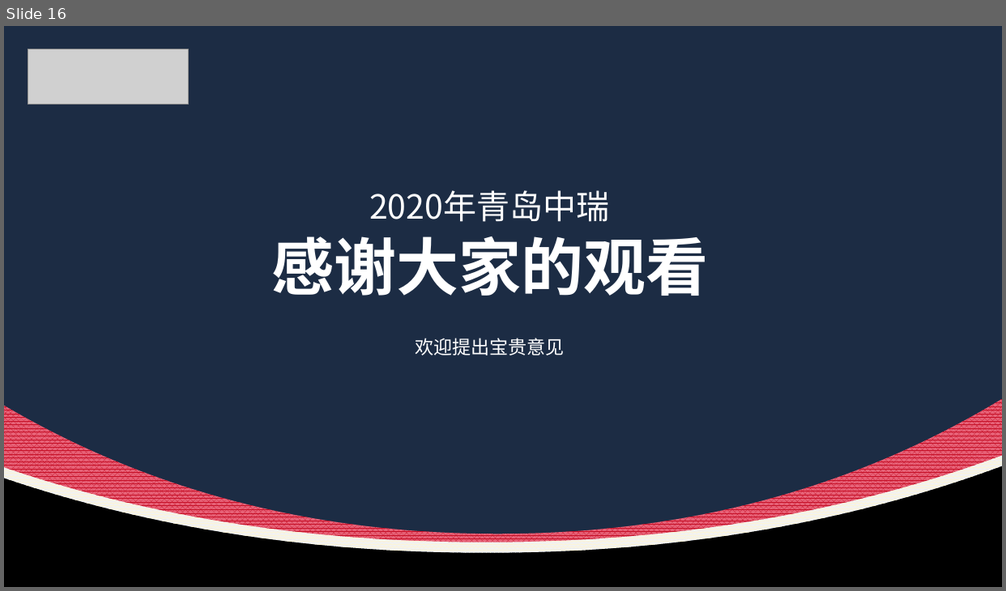
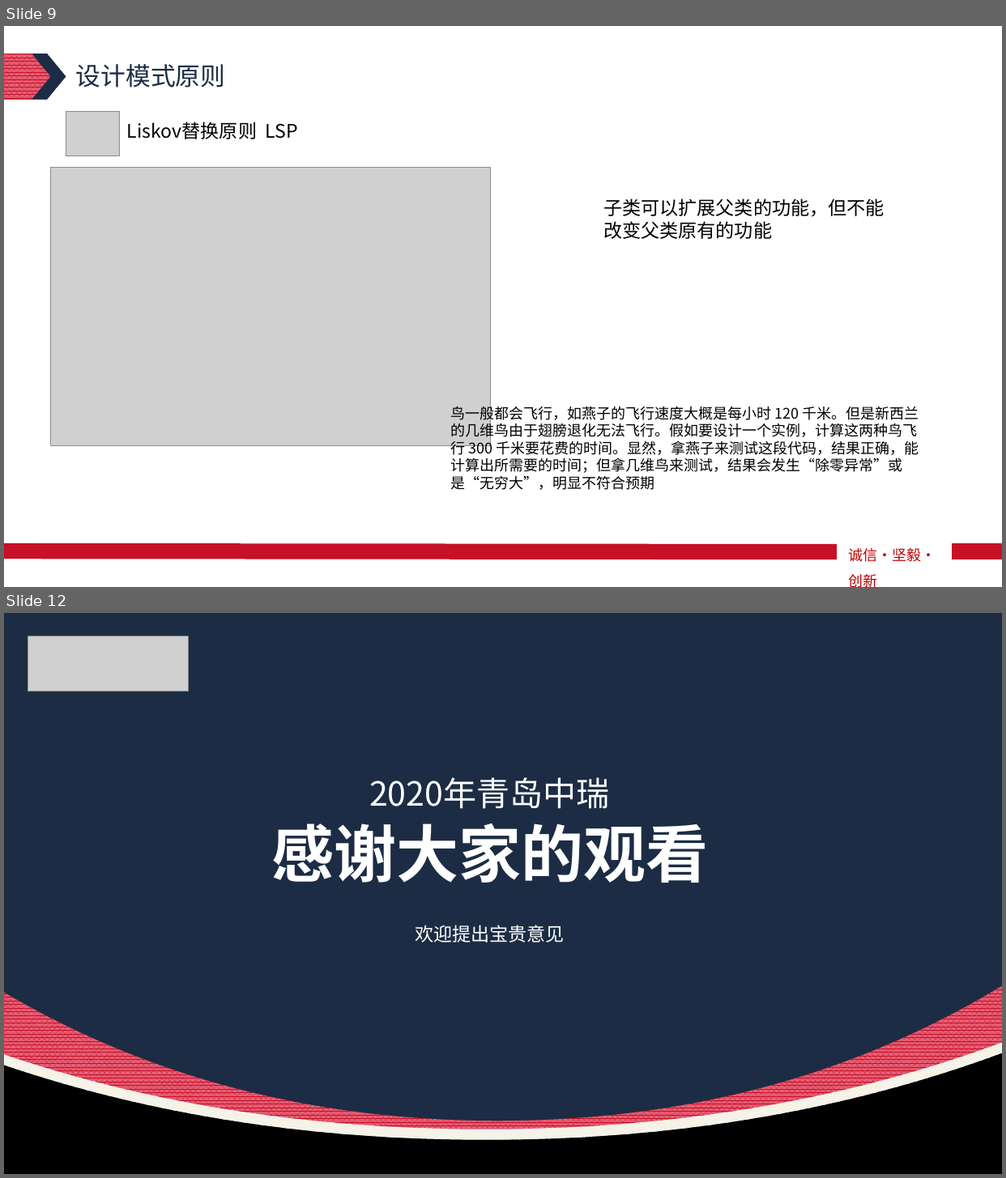
Before and after one commit to Algebrafly/algebra_demo, a slide deck: demo-api/src/main/resources/设计模式原则知识分享.pptx. Shown one above the other, each under a label of ours: slide 16 before the commit, slides 9 and 12 after it; the slides between them are not shown. The pictures are 1006x591 and 1006x1178 pixels, drawn with LibreOffice and Linux fonts; fonts in the diff are those of the drawing; grey boxes stand for pictures. Boxes give left, top, right and bottom in pixels: in the first picture for what was removed or moved away, otherwise in the second. Text is boxed around its words. In the diff, an @@ line names an element or a change of style, - is before the commit and + after.

```diff
--- a/demo-api/src/main/resources/设计模式原则知识分享.pptx
+++ b/demo-api/src/main/resources/设计模式原则知识分享.pptx
@@ slide 9 added at (4,26,1002,587), background #FFFFFF; not listed: 2 template elements that a slide beside it also shows @@
@@ freeform shape added at (4,54,66,100), fill #1C2C44 @@
@@ freeform shape added at (4,54,51,99), fill pattern #C61027 on #E76278 @@
@@ text added at (76,64,226,88), 24 pt, text #1C2C44 @@
+设计模式原则
@@ picture added at (66,111,120,156) @@
@@ text added at (127,122,297,139), 18 pt, text #000000 @@
+Liskov替换原则 LSP
@@ picture added at (50,168,490,446) @@
@@ text added at (603,199,884,239), 18 pt, text #000000 @@
+子类可以扩展父类的功能，但不能改变父类原有的功能
@@ text added at (450,403,919,490), 14 pt, text #000000 @@
+鸟一般都会飞行，如燕子的飞行速度大概是每小时 120 千米。但是新西兰的几维鸟由于翅膀退化无法飞行。假如要设计一个实例，计算这两种鸟飞行 300 千米要花费的时间。显然，拿燕子来测试这段代码，结果正确，能计算出所需要的时间；但拿几维鸟来测试，结果会发生“除零异常”或是“无穷大”，明显不符合预期
@@ line added from (837, 552) to (4, 552), #C61127 15 pt @@
@@ text added at (849,548,936,587), 14 pt, text #C00000 @@
+诚信·坚毅·创新
@@ line added from (1002, 552) to (953, 552), #C61127 15 pt @@
@@ what was slide 16 is now slide 12 @@
```
Also in this commit, not shown: 2 slides changed, 8 other slides added, 13 slides removed, 1 other file.
